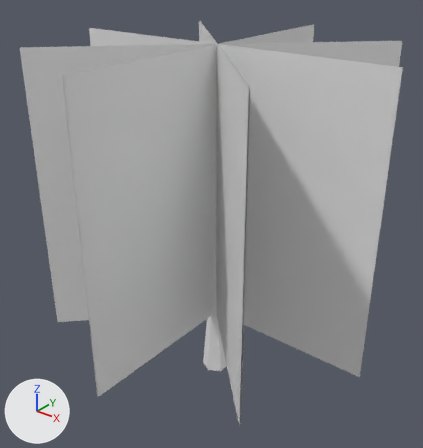
Before and after pictures for a commit that changed the glTF model models/world/Tree021.glb.
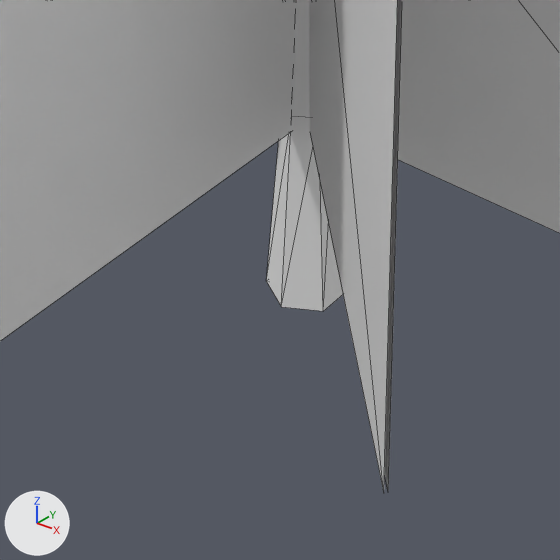
Old and new are each drawn whole from a 50 mm camera at (11.69, -14.9, 15.43) aimed at (-0.44, 0.27, 6.03) and again close up on the part from 29% to 69% of the width and 62% to 100% of the height. Every picture has the same lights, and +X, +Y and +Z are marked at lower left. The close-ups show mesh edges as thin lines. Vertices at the same position are counted once.

Names of what the first close-up shows: 'tree21_obj'.
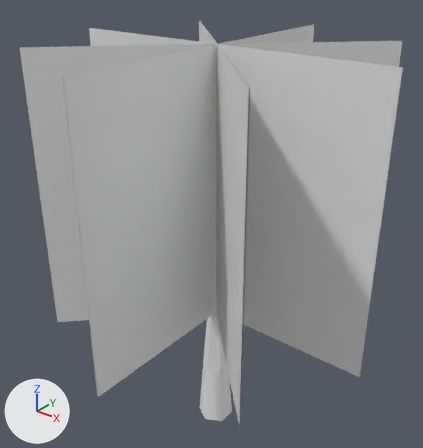
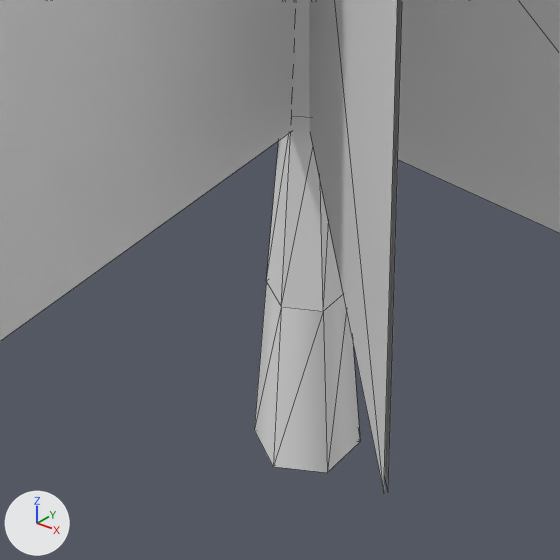
Location of each change, (x1, y1, x2, y2) in pixels of the close-ups (560 x 560 px):
part 1 of me_tree21, built on
    after: (254, 282, 360, 473)

The edits, one by one:
me_tree21 is used by ob_tree21_obj; location (0.0, 0.0, 0.0).
me_tree21 had 52 vertices, 52 faces and spanned x -6.0..6.0, y -6.0..6.0, z 0.0..12.5.
me_tree21 now has 58 vertices, 64 faces and spans x -6.0..6.0, y -6.0..6.0, z -2.46..12.5.
Part 1, on me_tree21:
1 vertex is removed from x 0.0, y 0.0, z 0.0.
6 faces are deleted.
7 vertices are added at x -0.6..0.6, y -0.7..0.7, z -2.46.
18 new faces join them.
